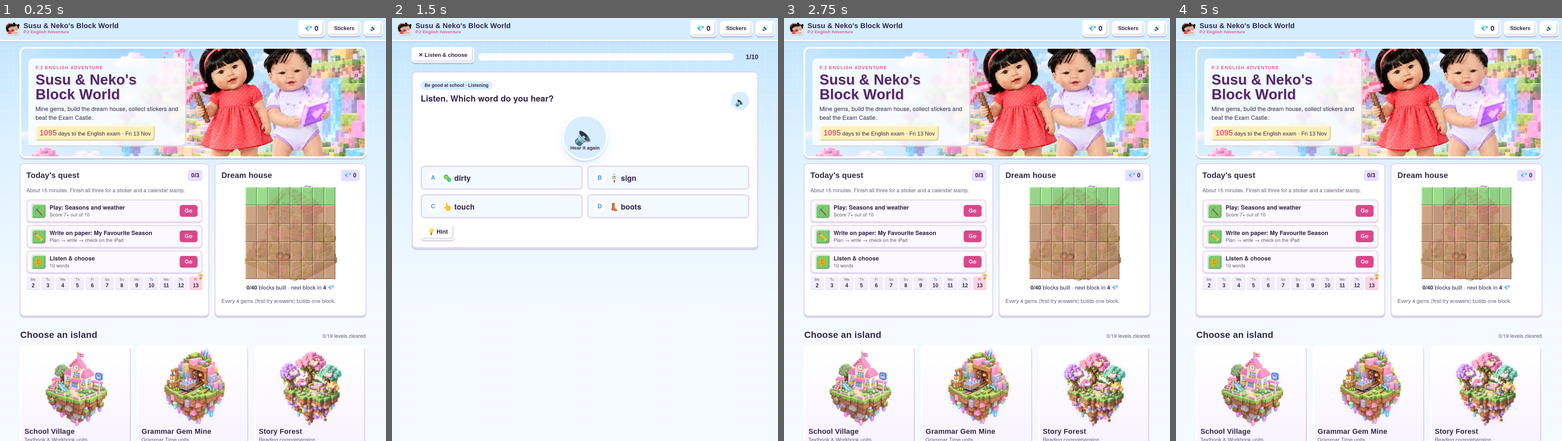
Above: before the commit, frames 1-4 (left to right).
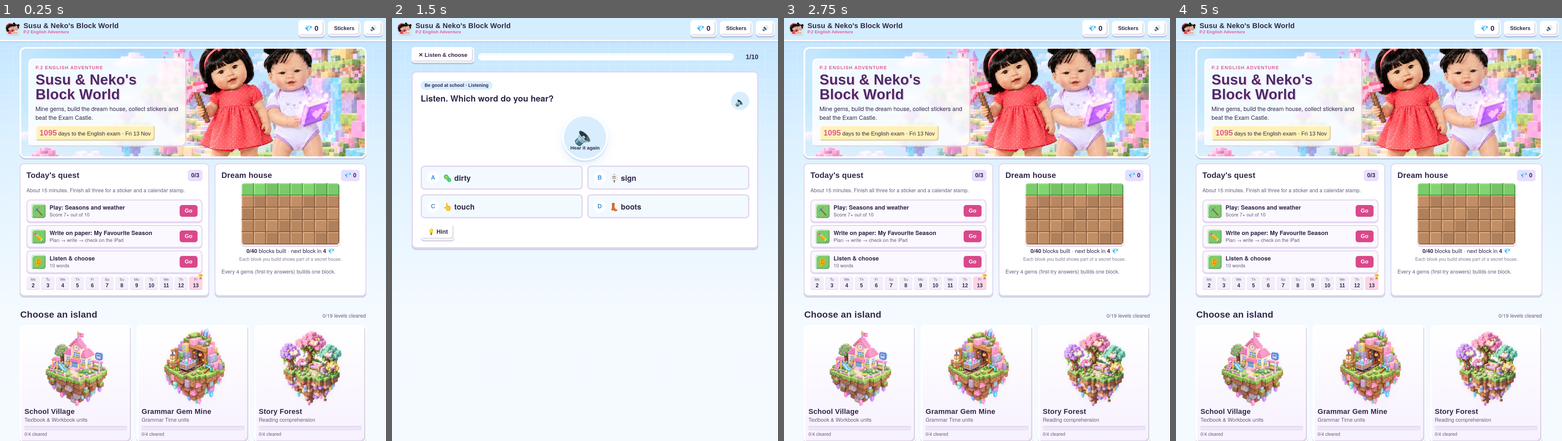
Above: after the commit, the same moments.

Repository: lamwinniewy-png/p2-english-adventure
Game: browser game, page index.html
The game is run twice, just before and just after one commit, with the same random seed, the same clock (stepped at 60 frames per second) and the same inputs.
Inputs:
- Up to frame 1 (0.25 s): no input
- Up to frame 2 (1.5 s): click "👂 Listen & choose 10 words Go" at 0.27 s; click "🔈 Hear it again" at 0.52 s; hold Right from 1.03 s (still down); tap Space at 1.1 s
- Up to frame 3 (2.75 s): release Right at 1.53 s; hold Down 1.58-1.85 s; tap Space at 1.6, 2.1, 2.6 s; hold Up 1.9-2.2 s; click "Susu & Neko's Block World P.2…" at 2.02 s; hold Right from 2.25 s (still down)
- Up to frame 4 (5 s): release Right at 2.92 s; hold Up 2.97-3.2 s; tap Space every 0.5 s from 3.1 to 4.6 s; hold Down 3.25-3.58 s; click "👂 Listen & choose 10 words Go" at 3.27 s; hold Right 3.63-4.13 s; hold Down 4.18-4.45 s; hold Up 4.5-4.8 s; click "Susu & Neko's Block World P.2…" at 4.52 s; hold Right from 4.85 s (still down)

The runs differ from the first frame. In frame 1, 15% of the frame differs, in the area x 5-95%, y 39-100%; in frame 2, nothing differs; in frame 3, 15%; in frame 4, 15%.

Commit message:
Dream house reveal fix

Diff:
--- a/game.css
+++ b/game.css
@@ -201,3 +201,9 @@
 .pill.next,.step2.on,.qrow .go,.book-cta .go{background:#D9488A;color:#fff;text-shadow:none}
 .step2.on{box-shadow:0 4px 0 #A82E66;border-color:#F7B6D3}
 .pill.next{border-color:#F7B6D3}
+/* v4: grid fully covers the house picture; blocks reveal it */
+.house{aspect-ratio:8/5;border-radius:10px;overflow:hidden;box-shadow:0 0 0 3px #fff,0 4px 0 3px #E6D3F2}
+.house img{object-fit:cover;object-position:50% 40%}
+.house-grid{inset:0}
+.house-grid i{opacity:1}
+.house-hint{text-align:center;font-size:14px;color:#8A7A9C;margin-top:2px}
--- a/game.js
+++ b/game.js
@@ -98,7 +98,7 @@
   const open = new Set(order.slice(0, blocks));
   return `<div class="house ${big ? 'big' : ''}"><img src="img/house.webp" alt="Susu and Neko's dream house">
     <div class="house-grid">${[...Array(HOUSE_BLOCKS).keys()].map(i => `<i class="${open.has(i) ? 'gone' : ''}" style="--d:${(i % 8 + Math.floor(i / 8)) % 4}"></i>`).join('')}</div></div>
-    <div class="house-meta"><b>${blocks}/${HOUSE_BLOCKS}</b> …(110 unchanged characters)…  💎` : ' · The house is finished!'}</div>`;
+    <div class="house-meta"><b>${blocks}/${HOUSE_BLOCKS}</b> …(110 unchanged characters)…  💎` : ' · The house is finished!'}</div>${blocks===0?'<div class="house-hint">Each block you build shows part of a secret house.</div>':''}`;
 }
 
 /* ---------- islands ---------- */
--- a/index.html
+++ b/index.html
@@ -11,7 +11,7 @@
 <link rel="preconnect" href="https://fonts.gstatic.com" crossorigin>
 <link href="https://fonts.googleapis.com/css2?family=Andika:wght@400;700&family=Fredoka:wght@500;600;700&family=Pixelify+Sans:wght@500;600;700&display=swap" rel="stylesheet">
 <link rel="stylesheet" href="style.css?v=4">
-<link rel="stylesheet" href="game.css?v=3">
+<link rel="stylesheet" href="game.css?v=4">
 </head>
 <body>
 <header class="topbar">
